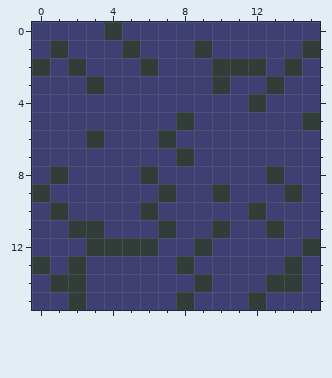
Two states of a pixel-art file, new-sprites/Raw Sprite Files/Level Elements (Floors, Walls, Torches etc.)/Floor-Texture1.aseprite. Above: the version before the commit.
16x16 pixels, 1 frame.
Now the later version:
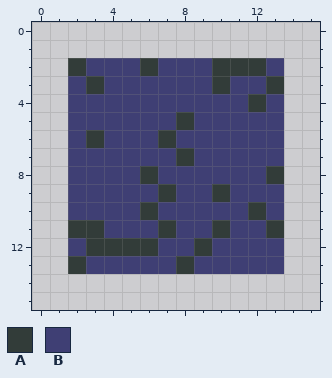
Palette (. is transparent): A #323c39  B #3f3f74
The edit:
@@ x 0..15 @@
- 0 BBBBABBBBBBBBBBB
- 1 BABBBABBBABBBBBA
- 2 ABABBBABBBAAABAB
- 3 BBBABBBBBBABBABB
- 4 BBBBBBBBBBBBABBB
- 5 BBBBBBBBABBBBBBA
- 6 BBBABBBABBBBBBBB
- 7 BBBBBBBBABBBBBBB
- 8 BABBBBABBBBBBABB
- 9 ABBBBBBABBABBBAB
-10 BABBBBABBBBBABBB
-11 BBAABBBABBABBABB
-12 BBBAAAABBABBBBBA
-13 ABABBBBBABBBBBAB
-14 BAABBBBBBABBBAAB
-15 BBABBBBBABBBABBB
+ 0 ................
+ 1 ................
+ 2 ..ABBBABBBAAAB..
+ 3 ..BABBBBBBABBA..
+ 4 ..BBBBBBBBBBAB..
+ 5 ..BBBBBBABBBBB..
+ 6 ..BABBBABBBBBB..
+ 7 ..BBBBBBABBBBB..
+ 8 ..BBBBABBBBBBA..
+ 9 ..BBBBBABBABBB..
+10 ..BBBBABBBBBAB..
+11 ..AABBBABBABBA..
+12 ..BAAAABBABBBB..
+13 ..ABBBBBABBBBB..
+14 ................
+15 ................
Changed places in both pictures, as pixel boxes (x1, y1, x2, y2):
erased: (32, 22, 320, 310)
